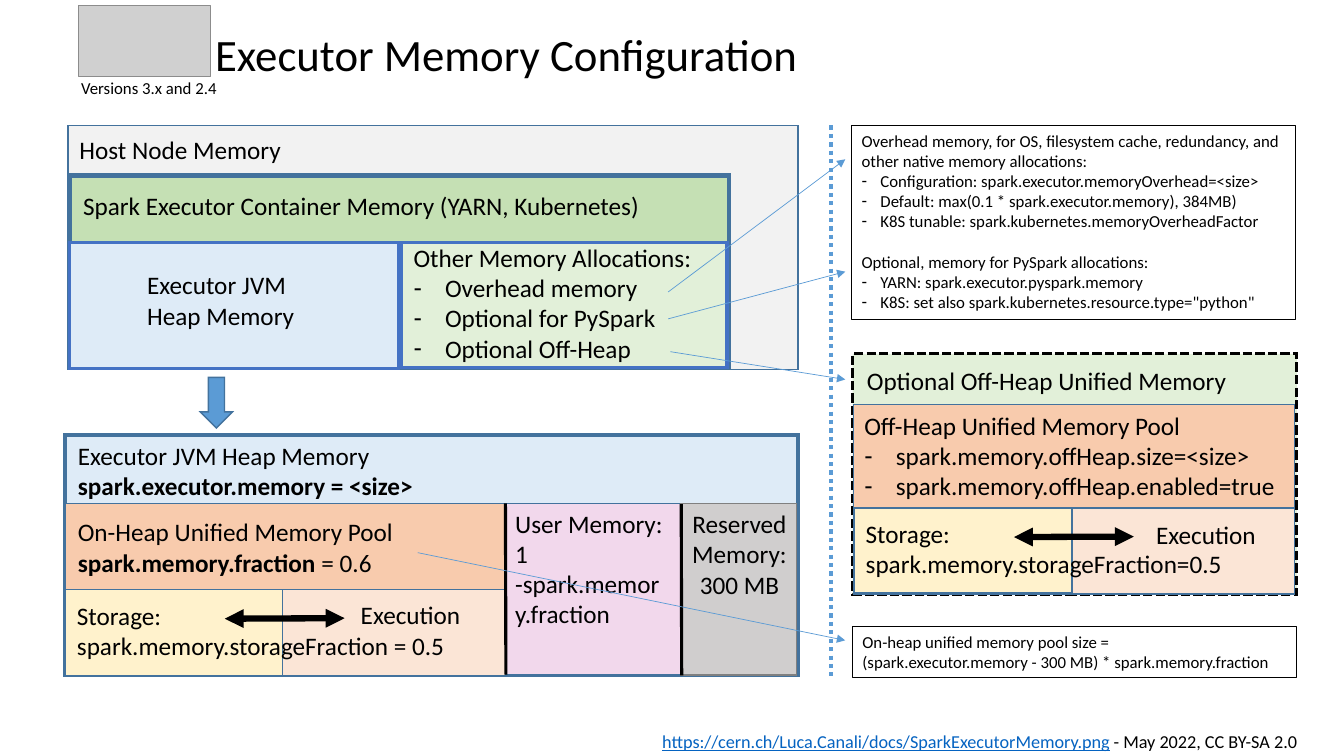
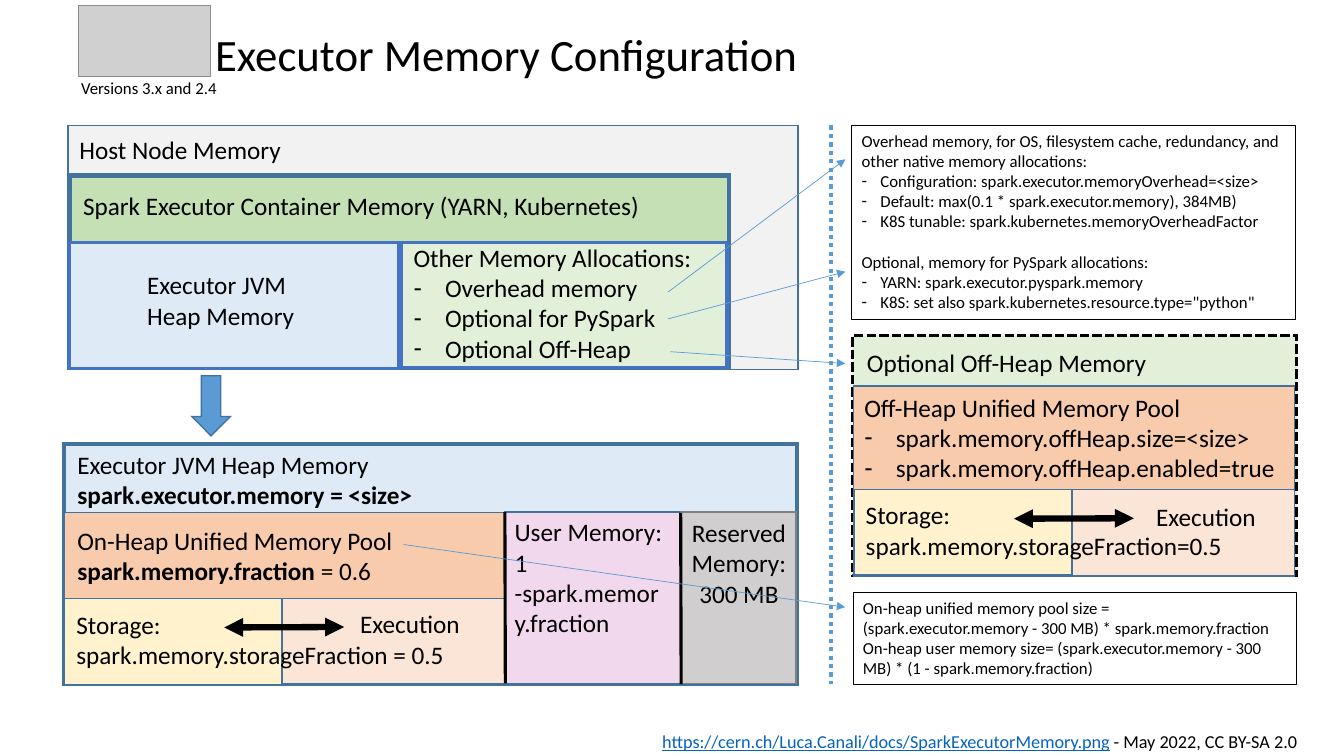
Before and after one commit to LucaCanali/Miscellaneous, a slide deck: slide 1 of Spark_Notes/SparkExecutorMemory.pptx. Drawn at 1344x756 pixels with LibreOffice and Linux fonts; fonts in the diff are those of the drawing; grey boxes stand for pictures. Boxes give left, top, right and bottom in pixels: in the first picture for what was removed or moved away, otherwise in the second. Text is boxed around its words. In the diff, an @@ line names an element or a change of style, - is before the commit and + after.

Commit message:
update Spark memory diagram

```diff
--- a/Spark_Notes/SparkExecutorMemory.pptx
+++ b/Spark_Notes/SparkExecutorMemory.pptx
@@ line moved from (832, 125) - (832, 676) to (832, 125) - (832, 685) @@
@@ arrow moved from (670, 352) - (846, 379) to (670, 352) - (846, 364) @@
@@ text at [867, 354, 1146, 376]: text changed @@
-Optional Off-Heap Unified Memory
+Optional Off-Heap Memory
@@ down arrow: place and size @@
-down arrow at [201, 377, 233, 427]
+down arrow at [192, 376, 230, 437]
@@ 4 rectangles, 3 texts, 1 double arrow: place and size @@
-4 rectangles, 3 texts, 1 double arrow at [853, 354, 1298, 595]
+4 rectangles, 3 texts, 1 double arrow at [853, 336, 1298, 577]
@@ 6 texts, 6 rectangles, 2 lines, 1 double arrow: place and size @@
-6 texts, 6 rectangles, 2 lines, 1 double arrow at [65, 436, 798, 677]
+6 texts, 6 rectangles, 2 lines, 1 double arrow at [65, 444, 1093, 685]
@@ arrow moved from (417, 553) - (846, 640) to (403, 544) - (846, 607) @@
@@ rectangle "On-heap unified memory pool size ...": place and size @@
-rectangle "On-heap unified memory pool size ..." at [853, 626, 1297, 677]
+rectangle "On-heap unified memory pool size ..." at [853, 593, 1297, 685]
@@ text in rectangle at [863, 642, 1261, 677]: paragraph added @@
+On-heap user memory size= (spark.executor.memory - 300 MB) * (1 - spark.memory.fraction)
```
